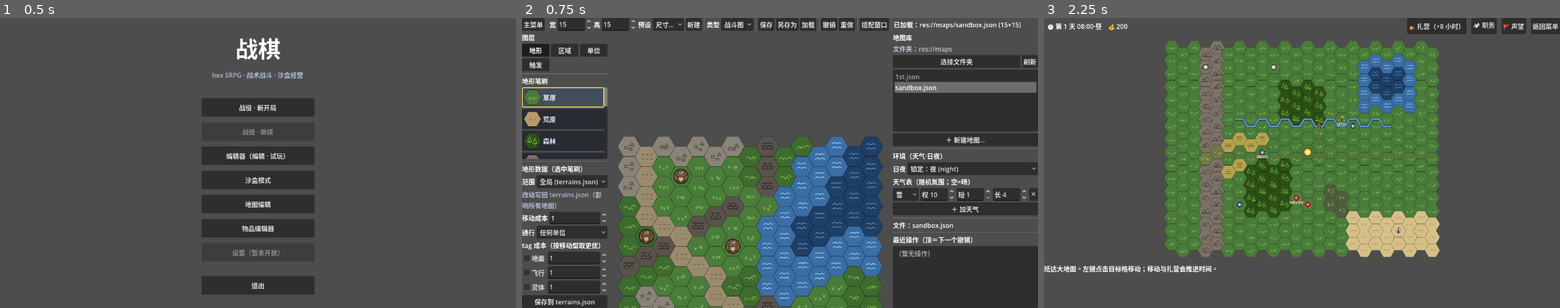
Above: before the commit, frames 1-3 (left to right).
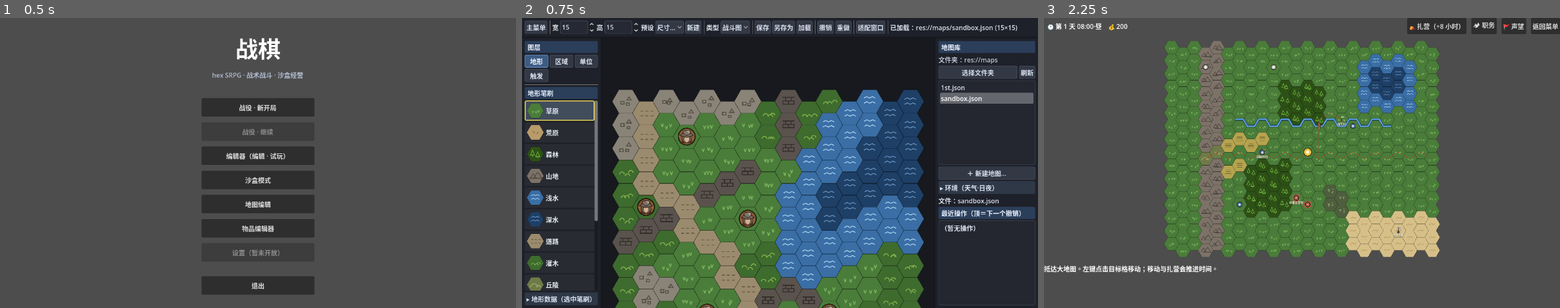
Above: after the commit, the same moments.

Repository: PileErico/SRPG
Game: Godot game, scene res://StartMenu.tscn
Same seed, same stepped clock (60 frames per second), same inputs: the game is played once before the commit and once after it.
Inputs:
- Up to frame 1 (0.5 s): no input
- Up to frame 2 (0.75 s): click "地图编辑" at 0.5 s
- Up to frame 3 (2.25 s): click "主菜单" at 1.25 s; click "战役 · 新开局" at 2 s

Frame 1 is identical in both runs. In frame 2, 68% of the frame differs, in the area x 0-100%, y 0-100%; in frame 3, nothing differs.

Commit message:
feat(编辑器UI): 统一深色主题 + 分节标题 + 进阶区折叠 + 侧栏面板化
编辑器界面人性化第一批（截图 harness 目检迭代）：
- 深色主题（_build_theme 挂根 Control，全控件继承）+ 深色背景，去引擎默认灰。
- 分节标题 _section_title（淡蓝底色条）：图层/地形笔刷/地图库/最近操作 + 各图层工具面板标题。
- 折叠区 _make_foldable：地形数据、环境 默认折叠——给笔刷图块列表与地图库列表让出竖向空间。
- 侧栏 _panelize（深底+内边距）与画布视觉分开；顶栏同款。

纯 UI 构造改动，逻辑零变；15 套测试相关项 + MapEditor/Game/Sandbox 冒烟全过。

Co-Authored-By: Claude Fable 5 <noreply@anthropic.com>

Diff:
--- a/MapEditor.gd
+++ b/MapEditor.gd
@@ -213,6 +213,14 @@
 
 func _build_ui() -> void:
 	set_anchors_preset(Control.PRESET_FULL_RECT)
+	theme = _build_theme()   # 统一深色控件观感（一处改全局）
+
+	# 深色背景（铺满，垫在所有 UI 之下）——去掉引擎默认灰
+	var bgrect := ColorRect.new()
+	bgrect.set_anchors_preset(Control.PRESET_FULL_RECT)
+	bgrect.color = Color(0.09, 0.10, 0.12)
+	bgrect.mouse_filter = Control.MOUSE_FILTER_IGNORE
+	add_child(bgrect)
 
 	var root := VBoxContainer.new()
 	root.set_anchors_preset(Control.PRESET_FULL_RECT)
@@ -220,7 +228,8 @@
 
 	# ---- 顶部工具栏 ----
 	var bar := HBoxContainer.new()
-	root.add_child(bar)
+	var bar_wrap := _panelize(bar)   # 顶栏也给个深底，与画布分开
+	root.add_child(bar_wrap)
 
 	if not embedded:   # 嵌入 Game 时由 Game 顶栏提供「主菜单」，这里不重复
 		var menu_btn := Button.new()
@@ -312,7 +321,7 @@
 	main.size_flags_horizontal = Control.SIZE_EXPAND_FILL
 	root.add_child(main)
 
-	main.add_child(_build_brush_sidebar())
+	main.add_child(_panelize(_build_brush_sidebar()))
 
 	canvas = EditorCanvas.new()
 	canvas.editor = self
@@ -320,7 +329,7 @@
 	canvas.size_flags_vertical = Control.SIZE_EXPAND_FILL
 	main.add_child(canvas)
 
-	main.add_child(_build_side_panel())
+	main.add_child(_panelize(_build_side_panel()))
 
 	# ---- 文件对话框（建一次复用）----
 	_save_dlg = _make_file_dialog(FileDialog.FILE_MODE_SAVE_FILE)
@@ -395,7 +404,7 @@
 	sidebar.custom_minimum_size = Vector2(180, 0)
 
 	# —— 图层切换（互斥）：地形/线/区域/单位/触发/地点——线与地点仅大地图显示（_apply_map_type 门禁）
-	sidebar.add_child(_make_label("图层"))
+	sidebar.add_child(_section_title("图层"))
 	var layer_grid := GridContainer.new()
 	layer_grid.columns = 3
 	var lg := ButtonGroup.new()
@@ -485,7 +494,7 @@
 func _build_terrain_brushes() -> Control:
 	var box := VBoxContainer.new()
 	box.size_flags_vertical = Control.SIZE_EXPAND_FILL
-	box.add_child(_make_label("地形笔刷"))
+	box.add_child(_section_title("地形笔刷"))
 	var scroll := ScrollContainer.new()
 	scroll.size_flags_vertical = Control.SIZE_EXPAND_FILL
 	scroll.horizontal_scroll_mode = ScrollContainer.SCROLL_MODE_DISABLED
@@ -500,10 +509,14 @@
 		b.toggled.connect(_on_brush_toggled.bind(i))
 		list.add_child(b)
 		brush_buttons.append(b)
-	# —— 地形数据（编辑选中笔刷的战斗属性）——
+	# 地形数据（编辑选中笔刷战斗属性）＝进阶段，默认折叠给笔刷让出空间
+	box.add_child(_make_foldable("地形数据（选中笔刷）", _build_terrain_data(), true))
+	return box
+
+# 地形数据编辑区（移动成本/通行/tag 成本 + 全局·本图范围）——被 _build_terrain_brushes 包进折叠区
+func _build_terrain_data() -> Control:
+	var box := VBoxContainer.new()
 	# 范围：全局＝写回 terrains.json（影响所有图）；本图＝只覆盖这张图（存进地图 terrain_overrides）
-	box.add_child(HSeparator.new())
-	box.add_child(_make_label("地形数据（选中笔刷）"))
 	var srow := HBoxContainer.new()
 	srow.add_child(_make_label("范围"))
 	_terr_scope_opt = OptionButton.new()
@@ -808,7 +821,7 @@
 func _build_line_tools() -> Control:
 	var v := VBoxContainer.new()
 	v.size_flags_vertical = Control.SIZE_EXPAND_FILL
-	v.add_child(_make_label("线特征（左键画 / 右键擦）"))
+	v.add_child(_section_title("线特征（左键画 / 右键擦）"))
 	var mrow := HBoxContainer.new()
 	mrow.add_child(_make_label("工具"))
 	var mopt := OptionButton.new()
@@ -981,7 +994,7 @@
 func _build_location_tools() -> Control:
 	var v := VBoxContainer.new()
 	v.size_flags_vertical = Control.SIZE_EXPAND_FILL
-	v.add_child(_make_label("地点（左键放置/选中，右键删）"))
+	v.add_child(_section_title("地点（左键放置/选中，右键删）"))
 	v.add_child(_make_label("放置类型"))
 	_loc_type_list = ItemList.new()
 	_loc_type_list.custom_minimum_size = Vector2(0, 92)
@@ -1211,7 +1224,7 @@
 func _build_region_tools() -> Control:
 	var v := VBoxContainer.new()
 	v.size_flags_vertical = Control.SIZE_EXPAND_FILL
-	v.add_child(_make_label("区域（左键画 / 右键擦）"))
+	v.add_child(_section_title("区域（左键画 / 右键擦）"))
 	_region_list = ItemList.new()
 	_region_list.size_flags_vertical = Control.SIZE_EXPAND_FILL
 	_region_list.size_flags_horizontal = Control.SIZE_EXPAND_FILL
@@ -1261,7 +1274,7 @@
 func _build_unit_tools() -> Control:
 	var v := VBoxContainer.new()
 	v.size_flags_vertical = Control.SIZE_EXPAND_FILL
-	v.add_child(_make_label("单位（左键落子 / 右键删）"))
+	v.add_child(_section_title("单位（左键落子 / 右键删）"))
 	var frow := HBoxContainer.new()
 	frow.add_child(_make_label("阵营"))
 	var fopt := OptionButton.new()
@@ -1451,7 +1464,7 @@
 func _build_trigger_tools() -> Control:
 	var v := VBoxContainer.new()
 	v.size_flags_vertical = Control.SIZE_EXPAND_FILL
-	v.add_child(_make_label("触发器"))
+	v.add_child(_section_title("触发器"))
 	_trigger_list = ItemList.new()
 	_trigger_list.custom_minimum_size = Vector2(0, 84)
 	_trigger_list.item_selected.connect(_on_trigger_selected)
@@ -1725,7 +1738,7 @@
 	side.custom_minimum_size = Vector2(240, 0)
 
 	# —— 地图库（文件夹 + 其中地图列表）——
-	side.add_child(_make_label("地图库"))
+	side.add_child(_section_title("地图库"))
 	_dir_label = _make_label("")
 	_dir_label.autowrap_mode = TextServer.AUTOWRAP_WORD_SMART
 	_dir_label.add_theme_color_override("font_color", Color(0.75, 0.78, 0.85))
@@ -1754,22 +1767,16 @@
 	new_map_btn.pressed.connect(_on_new_map_in_dir)
 	side.add_child(new_map_btn)
 
-	side.add_child(HSeparator.new())
-
-	# —— 环境（日夜 + 天气表；地图级 authoring，见 docs/感知系统.md 🔒）——
-	side.add_child(_build_env_section())
-
-	side.add_child(HSeparator.new())
+	# —— 环境（日夜 + 天气表；地图级 authoring）——默认折叠，进阶段
+	side.add_child(_make_foldable("环境（天气·日夜）", _build_env_section(), true))
 
 	# —— 当前文件 ——
 	_file_label = _make_label("文件：(未保存)")
 	_file_label.autowrap_mode = TextServer.AUTOWRAP_WORD_SMART
 	side.add_child(_file_label)
 
-	side.add_child(HSeparator.new())
-
 	# —— 最近操作（撤销栈）——
-	side.add_child(_make_label("最近操作（顶＝下一个撤销）"))
+	side.add_child(_section_title("最近操作（顶＝下一个撤销）"))
 	_history_list = ItemList.new()
 	_history_list.size_flags_vertical = Control.SIZE_EXPAND_FILL
 	_history_list.size_flags_horizontal = Control.SIZE_EXPAND_FILL
@@ -1781,7 +1788,6 @@
 # 环境面板：日夜下拉 + 天气表（增删行）。写进 map_environment，随图存盘、含撤销。
 func _build_env_section() -> Control:
 	var v := VBoxContainer.new()
-	v.add_child(_make_label("环境（天气·日夜）"))
 	var trow := HBoxContainer.new()
 	trow.add_child(_make_label("日夜"))
 	_env_time_opt = OptionButton.new()
@@ -2032,6 +2038,106 @@
 	var l := Label.new()
 	l.text = t
 	return l
+
+# —— UI chrome 助手（统一分节标题 / 折叠区 / 面板底）——
+
+# 分节标题：一条淡蓝底色条 + 亮字，给侧栏各段清晰的视觉分隔
+func _section_title(text: String) -> Control:
+	var p := PanelContainer.new()
+	var sb := StyleBoxFlat.new()
+	sb.bg_color = Color(0.22, 0.36, 0.55, 0.5)
+	sb.set_corner_radius_all(3)
+	sb.content_margin_left = 7
+	sb.content_margin_right = 6
+	sb.content_margin_top = 3
+	sb.content_margin_bottom = 3
+	p.add_theme_stylebox_override("panel", sb)
+	var l := Label.new()
+	l.text = text
+	l.add_theme_color_override("font_color", Color(0.92, 0.95, 1.0))
+	p.add_child(l)
+	return p
+
+# 折叠区：点标题栏（▾/▸）收起/展开 content。进阶/占空间的段默认收起，给主内容让位。
+func _make_foldable(title: String, content: Control, collapsed: bool) -> VBoxContainer:
+	var box := VBoxContainer.new()
+	box.add_theme_constant_override("separation", 2)
+	var hdr := Button.new()
+	hdr.toggle_mode = true
+	hdr.button_pressed = not collapsed
+	hdr.alignment = HORIZONTAL_ALIGNMENT_LEFT
+	hdr.size_flags_horizontal = Control.SIZE_EXPAND_FILL
+	hdr.focus_mode = Control.FOCUS_NONE
+	var sb := StyleBoxFlat.new()
+	sb.bg_color = Color(0.18, 0.22, 0.28)
+	sb.set_corner_radius_all(3)
+	sb.set_content_margin_all(4)
+	hdr.add_theme_stylebox_override("normal", sb)
+	hdr.add_theme_stylebox_override("hover", sb)
+	hdr.add_theme_stylebox_override("pressed", sb)
+	hdr.add_theme_color_override("font_color", Color(0.86, 0.9, 0.96))
+	var _upd := func(open: bool):
+		hdr.text = ("▾ " if open else "▸ ") + title
+	_upd.call(not collapsed)
+	content.visible = not collapsed
+	hdr.toggled.connect(func(pressed: bool):
+		content.visible = pressed
+		_upd.call(pressed))
+	box.add_child(hdr)
+	box.add_child(content)
+	return box
+
+# 统一深色主题（挂在编辑器根 Control，全部子控件继承；per-instance override 仍优先——如笔刷缩略图）
+func _build_theme() -> Theme:
+	var th := Theme.new()
+	var text := Color(0.86, 0.89, 0.94)
+	var b_norm := _sb(Color(0.20, 0.22, 0.27), Color(0.30, 0.33, 0.40))
+	var b_hover := _sb(Color(0.25, 0.28, 0.34), Color(0.40, 0.44, 0.52))
+	var b_press := _sb(Color(0.24, 0.36, 0.52), Color(0.46, 0.62, 0.85))
+	var b_flat := _sb(Color(0, 0, 0, 0), Color(0, 0, 0, 0))
+	for t in ["Button", "OptionButton", "MenuButton"]:
+		th.set_stylebox("normal", t, b_norm)
+		th.set_stylebox("hover", t, b_hover)
+		th.set_stylebox("pressed", t, b_press)
+		th.set_stylebox("focus", t, b_flat)
+		th.set_stylebox("disabled", t, b_norm)
+		th.set_color("font_color", t, text)
+		th.set_color("font_hover_color", t, Color.WHITE)
+		th.set_color("font_pressed_color", t, Color.WHITE)
+		th.set_color("font_focus_color", t, text)
+		th.set_color("font_disabled_color", t, Color(0.5, 0.52, 0.57))
+	th.set_color("font_color", "Label", text)
+	th.set_color("font_color", "CheckBox", text)
+	th.set_color("font_pressed_color", "CheckBox", Color.WHITE)
+	th.set_color("font_hover_color", "CheckBox", Color.WHITE)
+	th.set_stylebox("normal", "LineEdit", _sb(Color(0.15, 0.16, 0.20), Color(0.30, 0.33, 0.40)))
+	th.set_stylebox("focus", "LineEdit", _sb(Color(0.17, 0.19, 0.24), Color(0.42, 0.56, 0.80)))
+	th.set_color("font_color", "LineEdit", text)
+	th.set_color("font_placeholder_color", "LineEdit", Color(0.55, 0.58, 0.64))
+	th.set_stylebox("panel", "ItemList", _sb(Color(0.14, 0.15, 0.19), Color(0.26, 0.29, 0.35)))
+	th.set_color("font_color", "ItemList", text)
+	th.set_color("font_selected_color", "ItemList", Color.WHITE)
+	return th
+
+func _sb(bg: Color, border: Color) -> StyleBoxFlat:
+	var s := StyleBoxFlat.new()
+	s.bg_color = bg
+	if border.a > 0.0:
+		s.border_color = border
+		s.set_border_width_all(1)
+	s.set_corner_radius_all(3)
+	s.set_content_margin_all(4)
+	return s
+
+# 把一个侧栏 VBox 包进带深色底 + 内边距的面板（与画布视觉分开）
+func _panelize(inner: Control) -> PanelContainer:
+	var p := PanelContainer.new()
+	var sb := StyleBoxFlat.new()
+	sb.bg_color = Color(0.12, 0.13, 0.16)
+	sb.set_content_margin_all(7)
+	p.add_theme_stylebox_override("panel", sb)
+	p.add_child(inner)
+	return p
 
 # 笔刷按钮＝左侧地块缩略图（完整六边形，与地图格同一份 HexTileRender 渲染）+ 右侧地形名。
 # 底色改中性深底（地块颜色已由缩略图承载）；选中＝亮黄描边。
